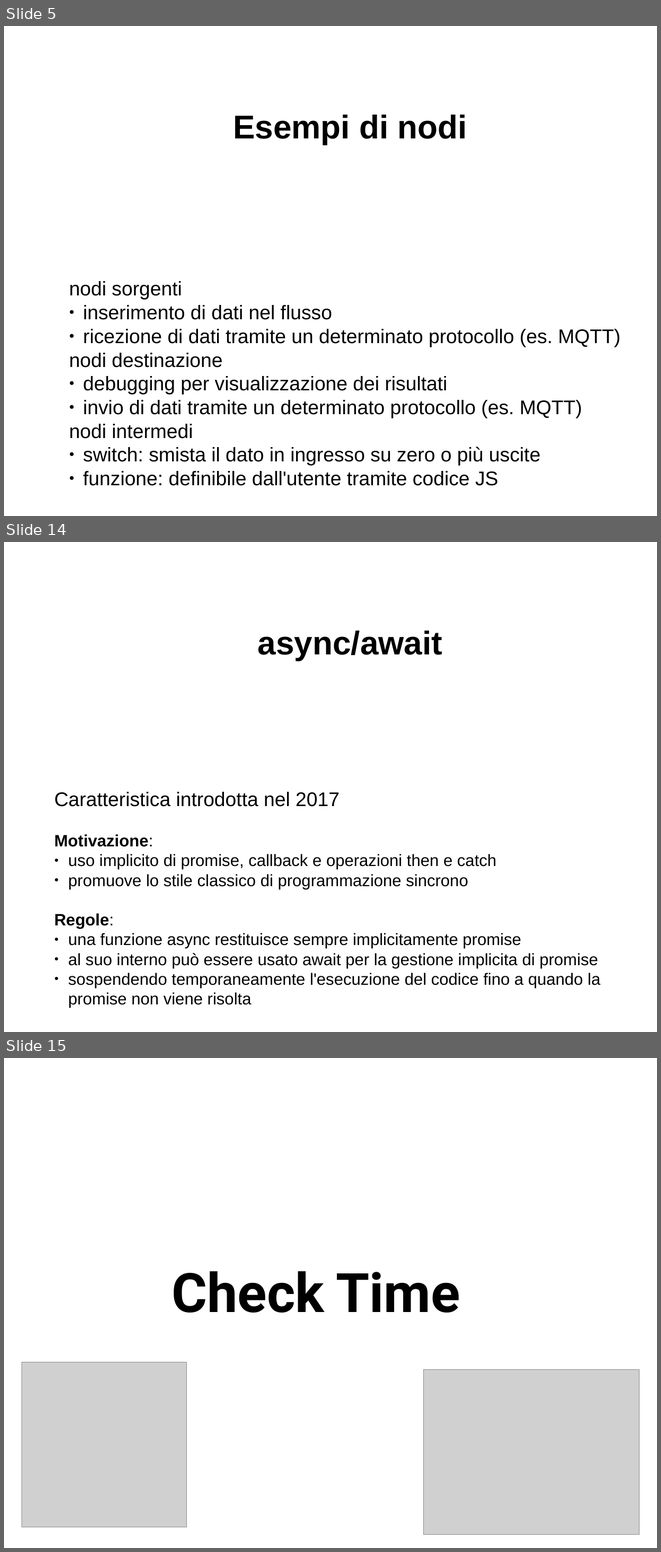
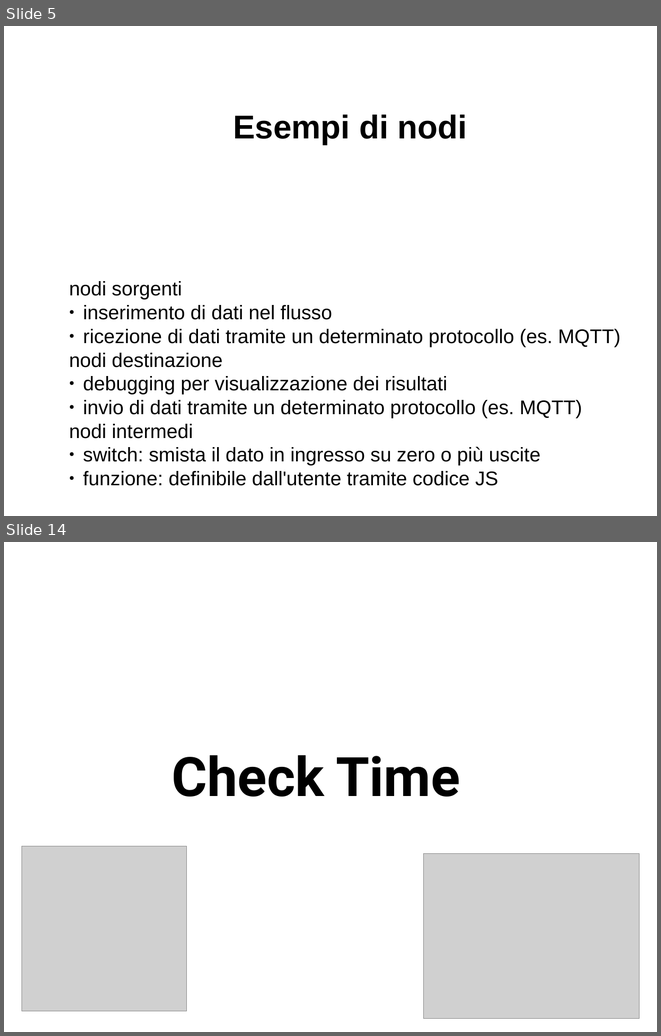
Before and after one commit to davideancona/minicorsiRAISE, a slide deck: iot/NodeRED.odp. Shown one above the other, each under a label of ours: slides 5, 14 and 15 before the commit, slides 5 and 14 after it; the slides between them are not shown. The pictures are 661x1552 and 661x1036 pixels, drawn with LibreOffice and Linux fonts; fonts in the diff are those of the drawing; grey boxes stand for pictures. Boxes give left, top, right and bottom in pixels: in the first picture for what was removed or moved away, otherwise in the second. Text is boxed around its words. In the diff, an @@ line names an element or a change of style, - is before the commit and + after.

```diff
--- a/iot/NodeRED.odp
+++ b/iot/NodeRED.odp
@@ slide 14 removed at (x1=4, y1=542, x2=657, y2=1032), background #FFFFFF @@
@@ text removed at (x1=258, y1=631, x2=442, y2=661) @@
-async/await
@@ text removed at (x1=54, y1=792, x2=600, y2=1008) @@
-Caratteristica introdotta nel 2017
-Motivazione:
-● uso implicito di promise, callback e operazioni then e catch
-● promuove lo stile classico di programmazione sincrono
-Regole:
-● una funzione async restituisce sempre implicitamente promise
-● al suo interno può essere usato await per la gestione implicita di promise
-● sospendendo temporaneamente l'esecuzione del codice fino a quando la promise non viene risolta
@@ what was slide 15 is now slide 14 @@
```
Also in this commit, not shown: 3 slides changed, 5 slides added, 5 other slides removed, 2 other files.
